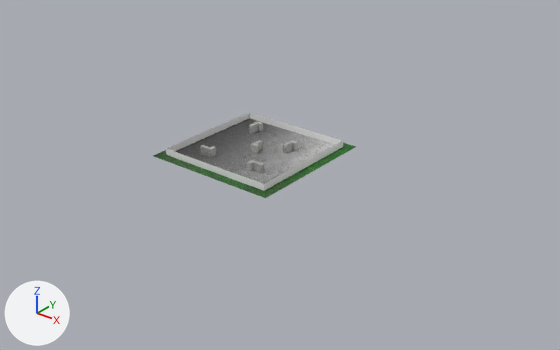
A saved change to the glTF model PaintDrive/src/assets/mapa.glb.
Rendered twice from a 50 mm camera at (132.6, -154.7, 90.9) aimed at (5.9, 3.8, -7.3). The lights are fixed; the arrows at lower left show +X, +Y and +Z. The picture after the commit comes second. Where no turn or scale is listed for an object, it has been applied to the vertices. Vertices at exactly the same position are counted once.
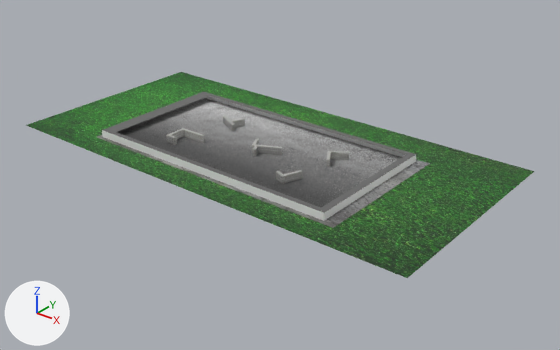
Location of each change, [x1, y1, x2, y2] in pixels of the pictures (560 x 350 px):
'Plane.002', added (green): after [26, 72, 534, 278]
'Plane', reshaped, moved, turned, rescaled: before [166, 113, 343, 191]; after [102, 92, 416, 221]
'Plane.001', surface changed, moved, turned, rescaled: before [153, 143, 356, 198]; after [97, 135, 430, 228]
'Cube.005', moved, turned, rescaled: before [249, 121, 263, 134]; after [166, 128, 205, 145]
'Cube.004', moved, turned: before [247, 160, 264, 173]; after [326, 150, 349, 167]

Diff of the bpy script that builds the scene:
```diff
--- a/PaintDrive/src/assets/mapa.glb.py
+++ b/PaintDrive/src/assets/mapa.glb.py
@@ mat_material_007 @@
 mat_material_007 = principled_material('Material.007')
-mat_material_007.texture = img_fondo_verde_hierba
+mat_material_007.texture = img_textura_gris_del_suelo_de_baldosas_del_color_para_el_fondo_89642700__1
@@ mat_material_008 @@
+mat_material_008 = principled_material('Material.008')
+mat_material_008.texture = img_fondo_verde_hierba
@@ me_plane @@
 # used by ob_plane; location = (0.0, 0.0, 0.0); scale = (17.9, 17.9, 17.9)
-me_plane.from_pydata(...)  # 8 vertices, 10 faces; spans x -1.0..1.0, y -1.0..1.0, z 0.0..0.11
+me_plane.from_pydata(...)  # 16 vertices, 34 faces; spans x -1.09..1.09, y -1.06..1.12, z 0.0..0.12
+# me_plane part 1
+# 8 faces are deleted
+# 8 vertices are added at x -1.09..1.09, y -1.06..1.12, z 0.0..0.12
+# 24 new faces join them, mat_material_004 (picture img_asfalto)
+# 8 new faces join them, mat_material_006 (white #e7e7e7)
 me_plane.materials.append(mat_material_004)
@@ me_plane_002 @@
+me_plane_002.from_pydata(...)  # 4 vertices, 2 faces; spans x -68.1..68.1, y -33.9..33.9, z 0.0
+me_plane_002.materials.append(mat_material_008)  # picture img_fondo_verde_hierba
@@ ob_cube_004 @@
 ob_cube_004 = bpy.data.objects.new('Cube.004', me_cube_020)
-ob_cube_004.location = (9.3, -9.9, 1.2)
-ob_cube_004.rotation_euler = (0.0, 0.0, -1.572)  # degrees (0, 0, -90)
+ob_cube_004.location = (21.0, 9.6, 1.2)
+ob_cube_004.rotation_euler = (0.0, 0.0, -1.008)  # degrees (0, 0, -58)
 ob_cube_004.scale = (0.539, 1.48, 1.3)
@@ ob_cube_005 @@
 ob_cube_005 = bpy.data.objects.new('Cube.005', me_cube_021)
-ob_cube_005.location = (-9.7, 10.4, 1.2)
-ob_cube_005.rotation_euler = (0.0, -3.142, 0.0)  # degrees (0, -180, 0)
-ob_cube_005.scale = (-0.539, -1.48, -1.3)
+ob_cube_005.location = (-22.2, -11.2, 1.2)
+ob_cube_005.rotation_euler = (0.0, 3.142, 1.566)  # degrees (0, 180, 90)
+ob_cube_005.scale = (-0.462, -1.27, -1.11)
@@ ob_plane @@
 ob_plane = bpy.data.objects.new('Plane', me_plane)
-ob_plane.location = (0.0, 0.0, 0.0)
-ob_plane.scale = (17.9, 17.9, 17.9)
+ob_plane.location = (-0.5, 0.9, 0.0)
+ob_plane.rotation_euler = (0.0, 0.0, 1.566)  # degrees (0, 0, 90)
+ob_plane.scale = (20.0, 37.6, 17.9)
@@ ob_plane_001 @@
 ob_plane_001 = bpy.data.objects.new('Plane.001', me_plane_001)
-ob_plane_001.location = (0.0, 0.0, -0.1)
-ob_plane_001.scale = (20.8, 20.8, 20.8)
+ob_plane_001.location = (-0.5, 0.9, -0.1)
+ob_plane_001.rotation_euler = (0.0, 0.0, 1.566)  # degrees (0, 0, 90)
+ob_plane_001.scale = (23.1, 43.5, 20.8)
@@ ob_plane_002 @@
+ob_plane_002 = bpy.data.objects.new('Plane.002', me_plane_002)
+ob_plane_002.location = (-0.5, 3.9, -0.2)
```
